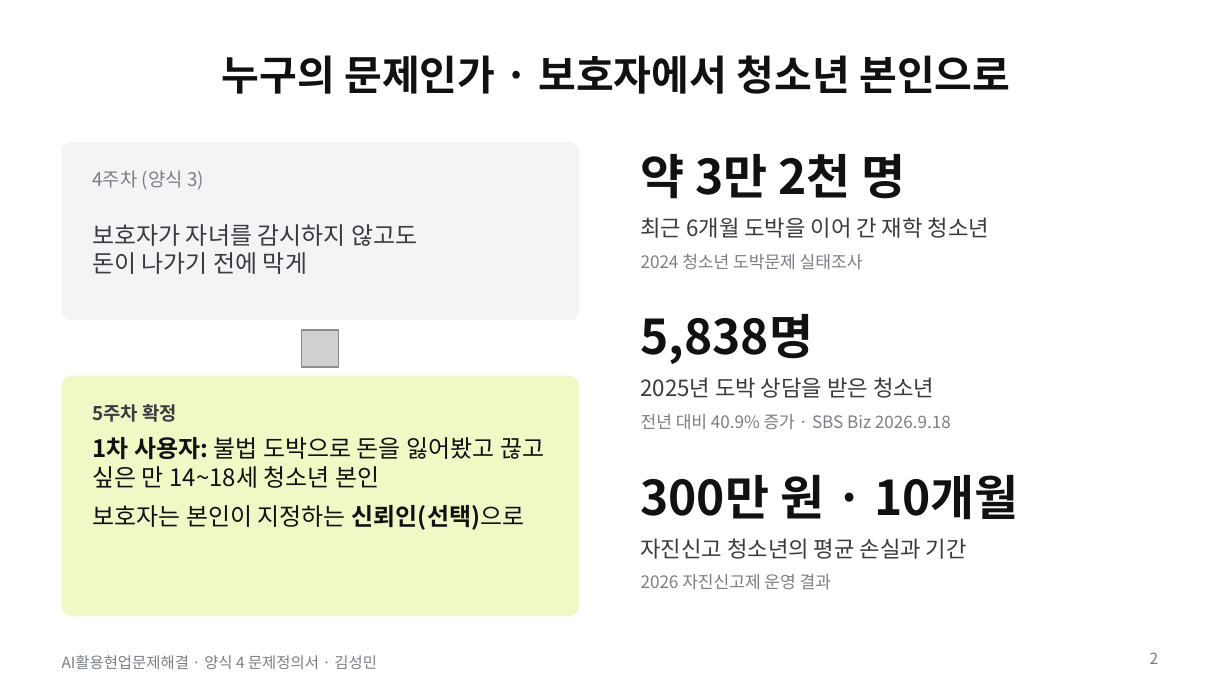
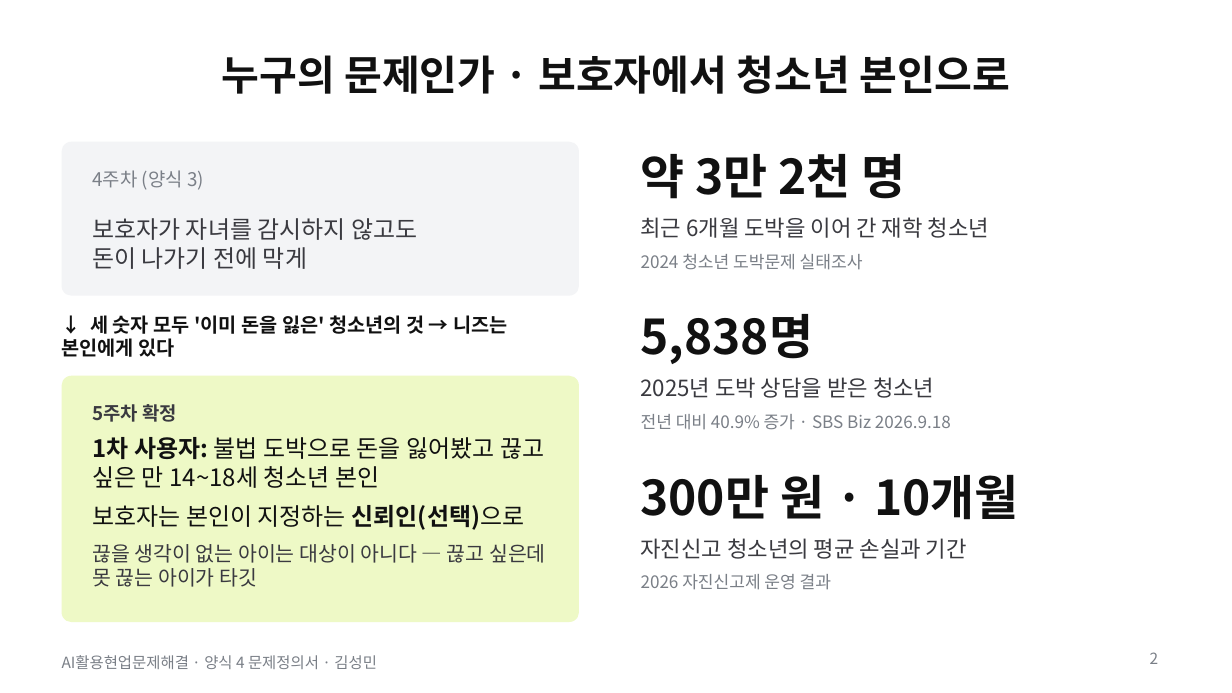
Before and after one commit to Holy-Min/gambling-content-detection, a slide deck: slide 2 of docs/week5/form4_presentation.pptx. Drawn at 1232x693 pixels with LibreOffice and Linux fonts; fonts in the diff are those of the drawing; grey boxes stand for pictures. Boxes give left, top, right and bottom in pixels: in the first picture for what was removed or moved away, otherwise in the second. Text is boxed around its words. In the diff, an @@ line names an element or a change of style, - is before the commit and + after.

```diff
--- a/docs/week5/form4_presentation.pptx
+++ b/docs/week5/form4_presentation.pptx
@@ rounded rectangle at (62,142,579,296): proportions changed @@
@@ rounded rectangle: place and size @@
-rounded rectangle at (62,142,579,320)
+rounded rectangle at (62,142,579,296)
@@ text "보호자가 자녀를 감시하지 않고도": place and size @@
-text "보호자가 자녀를 감시하지 않고도" at (92,224,417,274)
+text "보호자가 자녀를 감시하지 않고도" at (92,218,417,269)
@@ text added at (62,315,507,357), 11.5 pt, text #111111, bold @@
+↓ 세 숫자 모두 '이미 돈을 잃은' 청소년의 것 → 니즈는 본인에게 있다
@@ picture removed at (302,330,339,367) @@
@@ rounded rectangle: place and size @@
-rounded rectangle at (62,376,579,616)
+rounded rectangle at (62,376,579,622)
@@ rounded rectangle at (62,376,579,622): proportions changed @@
@@ text at (92,544,546,587): paragraph added @@
+끊을 생각이 없는 아이는 대상이 아니다 — 끊고 싶은데 못 끊는 아이가 타깃
```
Also in this commit, not shown: 6 other slides changed, 1 slide added.
